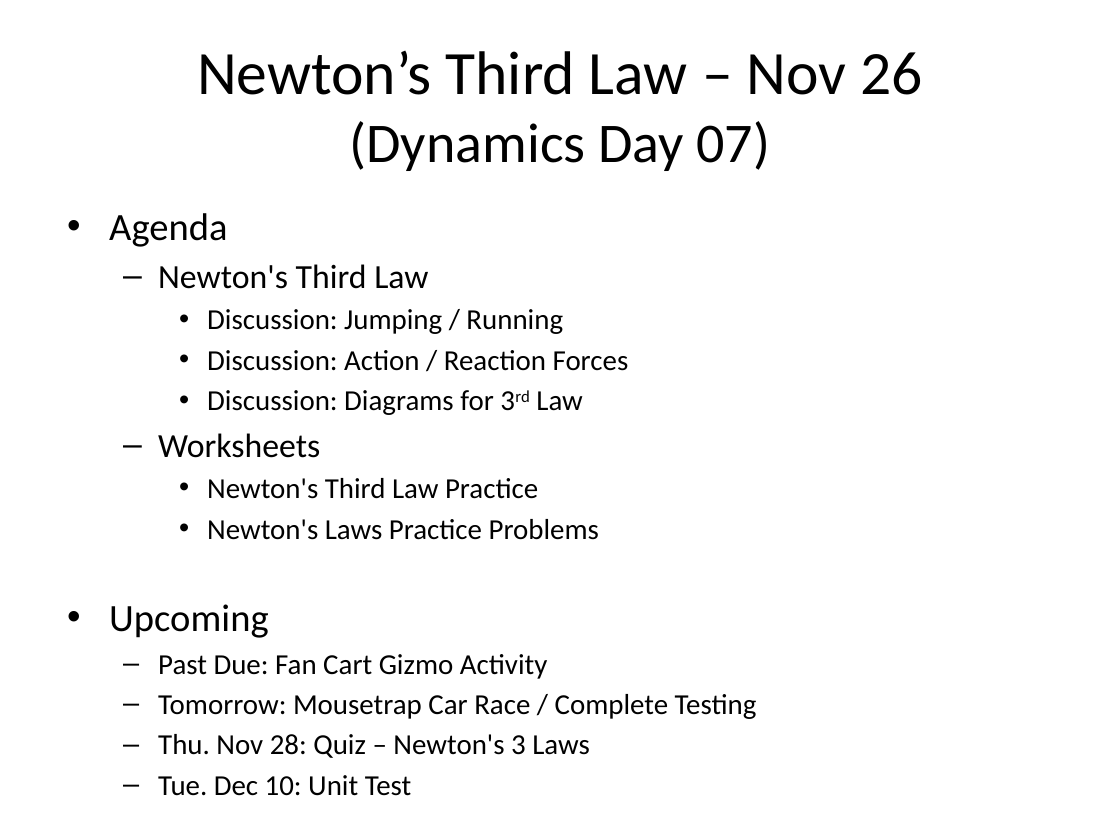
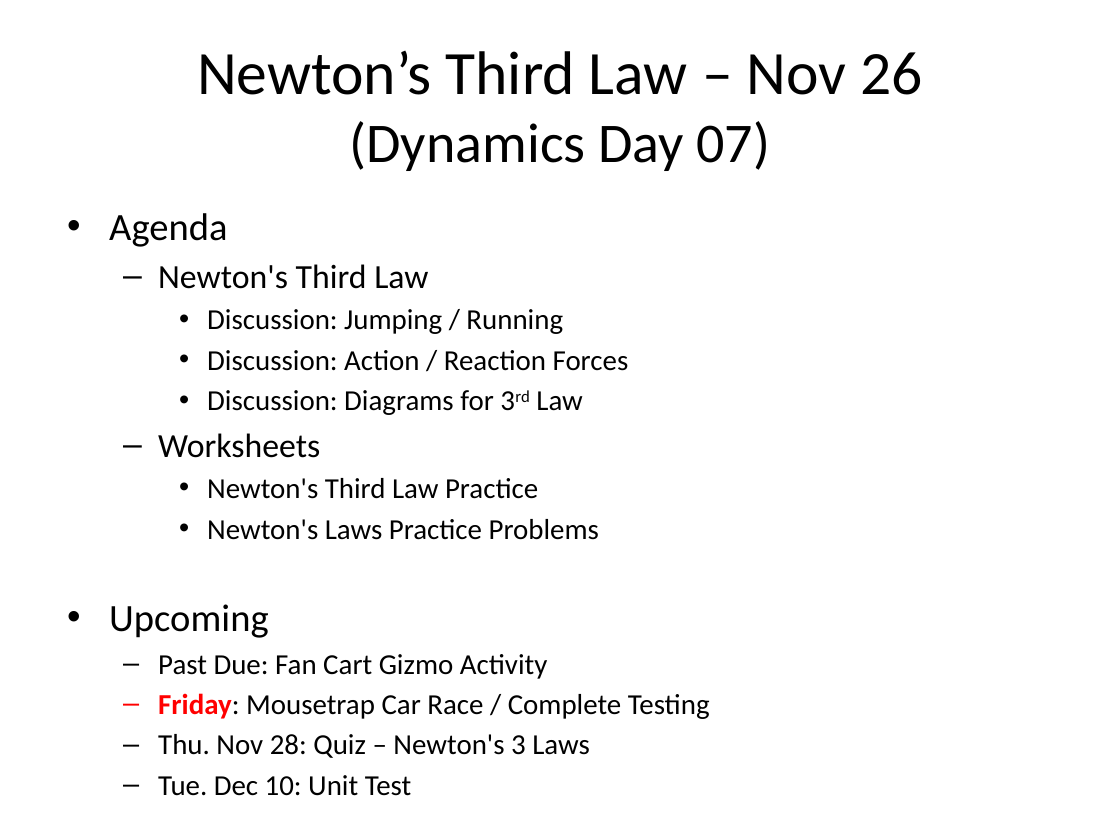
Before and after one commit to Greg5519/SPH3U0, a slide deck: slide 1 of Daily Agendas/Day13.2_ThirdLaw.pptx. Drawn at 1120x840 pixels with LibreOffice and Linux fonts; fonts in the diff are those of the drawing. Boxes give left, top, right and bottom in pixels: in the first picture for what was removed or moved away, otherwise in the second. Text is boxed around its words. In the diff, an @@ line names an element or a change of style, - is before the commit and + after.

```diff
--- a/Daily Agendas/Day13.2_ThirdLaw.pptx
+++ b/Daily Agendas/Day13.2_ThirdLaw.pptx
@@ text at (158,693,710,719): text changed @@
-  – Tomorrow: Mousetrap Car Race / Complete Testing
+  – Friday: Mousetrap Car Race / Complete Testing
```
Also in this commit, not shown: 5 other files.
